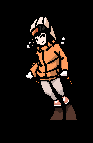
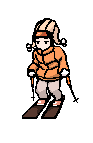
Layered file, before and after one edit (93×143). Changes by layer:
renamed "图层 4" to "图层 5", painted on it over [22, 15, 81, 122]
renamed "图层 4" to "图层 3", painted on it over [22, 15, 81, 122]
